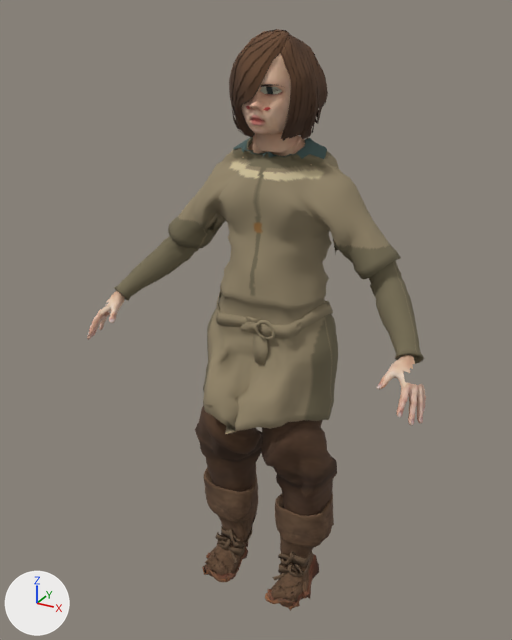
Before and after pictures for a commit that changed the glTF model apps/client/src/props/art-study/source-people/ada-work-vest-motion.glb.
The view is the same before and after, from a 50 mm lens placed at (0.95, -1.784, 1.901), pointed at (-0.041, 0.019, 0.999). Lighting does not change. The marker at lower left points along +X, +Y and +Z. The older version comes first. Where no turn or scale is listed for an object, it has been applied to the vertices. Vertices at exactly the same position are counted once.

The older version as bpy lines, for what is in view:
```python
me_bootsviking_001 = bpy.data.meshes.new('bootsviking.001')
me_bootsviking_001.from_pydata(...)  # 3196 vertices, 6320 faces; spans x -0.244..0.245, y -0.24..0.042, z -0.025..0.399
me_bootsviking_001.materials.append(mat_ada_work_vest_rehmanpolanski_viking_boots_painted)  # picture img_bootsviking
me_pantsviking_001 = bpy.data.meshes.new('pantsviking.001')
me_pantsviking_001.from_pydata(...)  # 1312 vertices, 2544 faces; spans x -0.255..0.263, y -0.246..0.095, z 0.193..1.032
me_pantsviking_001.materials.append(mat_ada_work_vest_rehmanpolanski_viking_pants_painted)  # picture img_pantsviking
me_tunicviking_002 = bpy.data.meshes.new('tunicviking.002')
me_tunicviking_002.from_pydata(...)  # 142 vertices, 188 faces; spans x -0.148..0.149, y -0.093..0.077, z 1.489..1.538
me_tunicviking_002.materials.append(mat_ada_fitted_work_vest)  # greyish cyan #465c59
ob_ada_work_vest_rehmanpolanski_viking_boots = bpy.data.objects.new('Ada work-vest.rehmanpolanski_viking_boots', me_bootsviking_001)
ob_ada_work_vest_rehmanpolanski_viking_boots.location = (0.0, 0.097, 0.025)
ob_ada_work_vest_rehmanpolanski_viking_pants = bpy.data.objects.new('Ada work-vest.rehmanpolanski_viking_pants', me_pantsviking_001)
ob_ada_work_vest_rehmanpolanski_viking_pants.location = (0.0, 0.097, 0.025)
ob_ada_work_vest_rehmanpolanski_viking_tunic_001 = bpy.data.objects.new('Ada work-vest.rehmanpolanski_viking_tunic.001', me_tunicviking_002)
ob_ada_work_vest_rehmanpolanski_viking_tunic_001.location = (0.0, 0.097, 0.025)
# also in view: 'Ada work-vest' at (0.0, -0.021, 1.372); 'Ada work-vest.rehmanpolanski_viking_tunic' at (0.0, 0.017, 1.106); 'Ada work-vest.bob02' at (0.002, 0.069, 1.702)
```
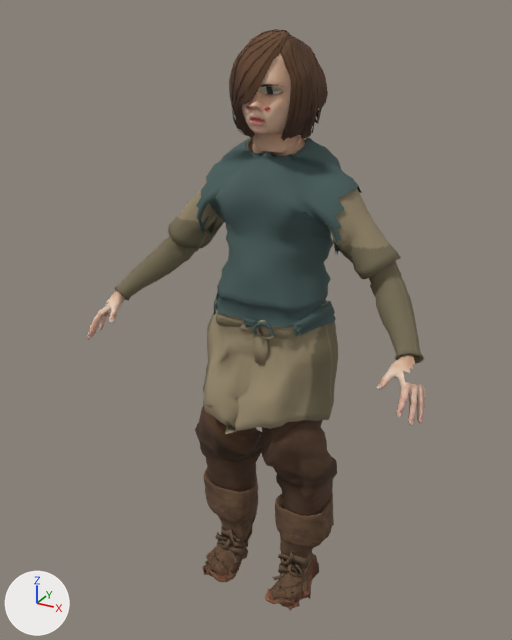
The newer file is also turned or shifted as a whole; pictures and numbers use the older file's frame.

Where the change shows, as pixel boxes [x1, y1, x2, y2] in the pictures (512 x 640 px):
'Ada work-vest.rehmanpolanski_viking_tunic.001', reshaped: before [234, 137, 327, 159]; after [196, 137, 362, 337]
part 1 of me_tunicviking_002, added: after [214, 292, 335, 337]
part 2 of me_tunicviking_002, added: after [253, 322, 274, 336]
part 3 of me_tunicviking_002, added: after [244, 318, 262, 333]
part 4 of me_tunicviking_002, added: after [196, 147, 362, 336]

Patch to the scene script:
```diff
--- a/apps/client/src/props/art-study/source-people/ada-work-vest-motion.glb.py
+++ b/apps/client/src/props/art-study/source-people/ada-work-vest-motion.glb.py
@@ me_tunicviking_002 @@
 # used by ob_ada_work_vest_rehmanpolanski_viking_tunic_001; location = (0.0, 0.097, 0.025)
-me_tunicviking_002.from_pydata(...)  # 142 vertices, 188 faces; spans x -0.148..0.149, y -0.093..0.077, z 1.489..1.538
+me_tunicviking_002.from_pydata(...)  # 1582 vertices, 2904 faces; spans x -0.248..0.248, y -0.211..0.146, z 0.99..1.538
+# me_tunicviking_002 part 1: a new loose piece of 138 vertices spanning x -0.203..0.195, y -0.206..0.083, z 0.99..1.06, in mat_ada_fitted_work_vest (greyish cyan #465c59)
+# me_tunicviking_002 part 2: a new loose piece of 80 vertices spanning x 0.019..0.085, y -0.211..-0.19, z 0.992..1.036, in mat_ada_fitted_work_vest (greyish cyan #465c59)
+# me_tunicviking_002 part 3: a new loose piece of 46 vertices spanning x -0.021..0.043, y -0.197..-0.185, z 0.993..1.03, in mat_ada_fitted_work_vest (greyish cyan #465c59)
+# me_tunicviking_002 part 4: 1176 vertices added at x -0.248..0.248, y -0.198..0.146, z 0.99..1.489
 me_tunicviking_002.materials.append(mat_ada_fitted_work_vest)
```
